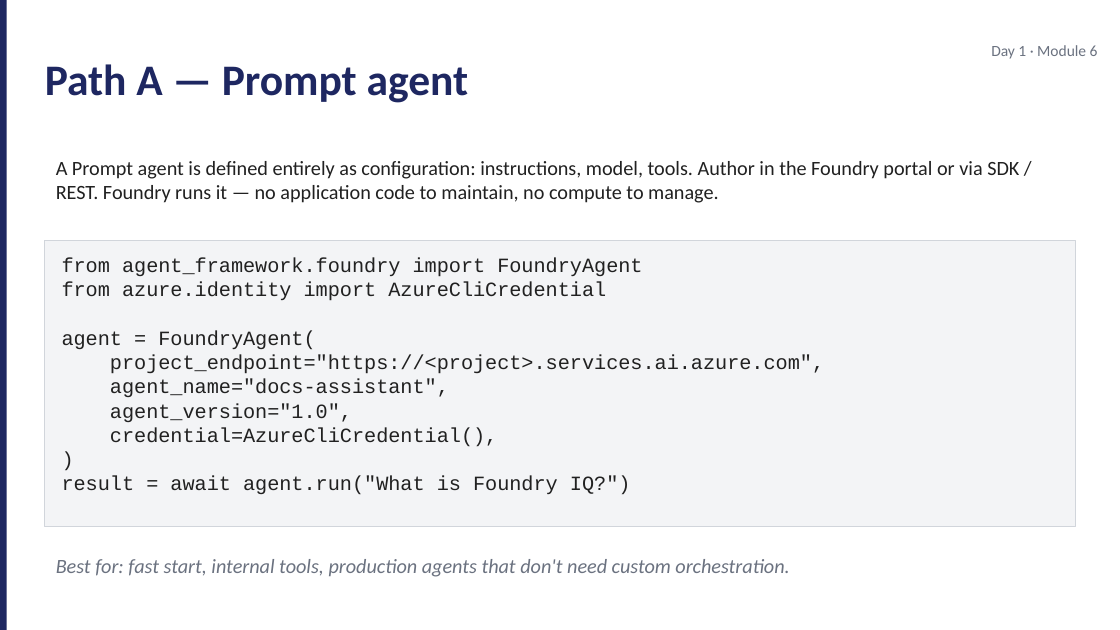
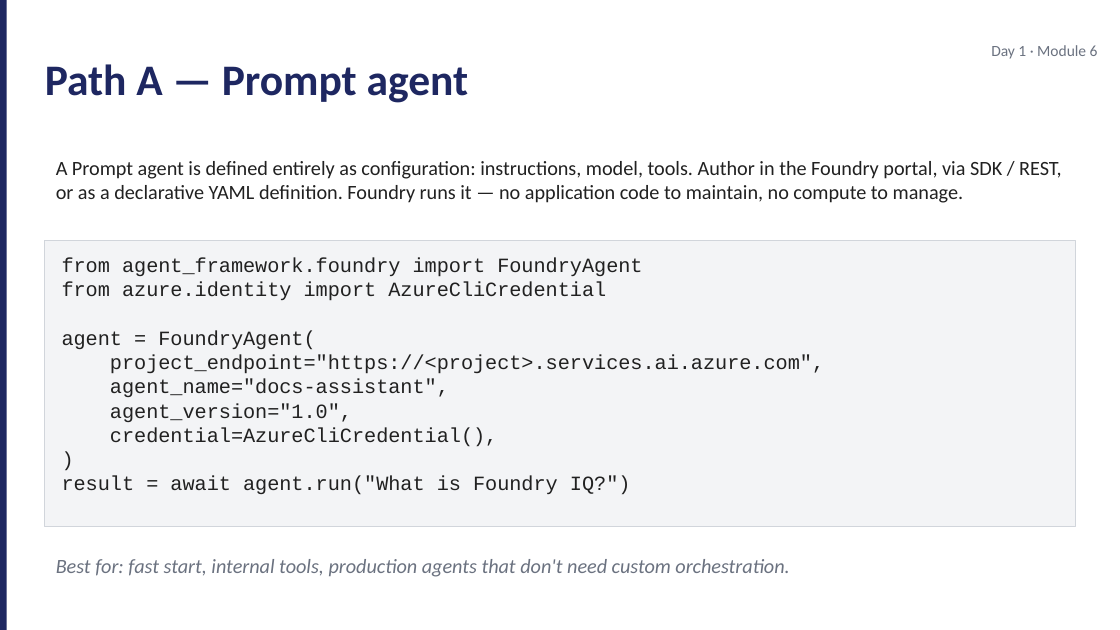
Before and after one commit to JimPiquant/Building-AI-Apps-and-Agents, a slide deck: slide 3 of decks/day1/module-6-hosting-options.pptx. Drawn at 1120x630 pixels with LibreOffice and Linux fonts; fonts in the diff are those of the drawing. Boxes give left, top, right and bottom in pixels: in the first picture for what was removed or moved away, otherwise in the second. Text is boxed around its words. In the diff, an @@ line names an element or a change of style, - is before the commit and + after.

```diff
--- a/decks/day1/module-6-hosting-options.pptx
+++ b/decks/day1/module-6-hosting-options.pptx
@@ text at [56, 161, 1062, 203]: text changed @@
-A Prompt agent is defined entirely as configuration: instructions, model, tools. Author in the Foundry portal or via SDK / REST. Foundry runs it — no application code to maintain, no compute to manage.
+A Prompt agent is defined entirely as configuration: instructions, model, tools. Author in the Foundry portal, via SDK / REST, or as a declarative YAML definition. Foundry runs it — no application code to maintain, no compute to manage.
```
Also in this commit, not shown: 8 other files.
